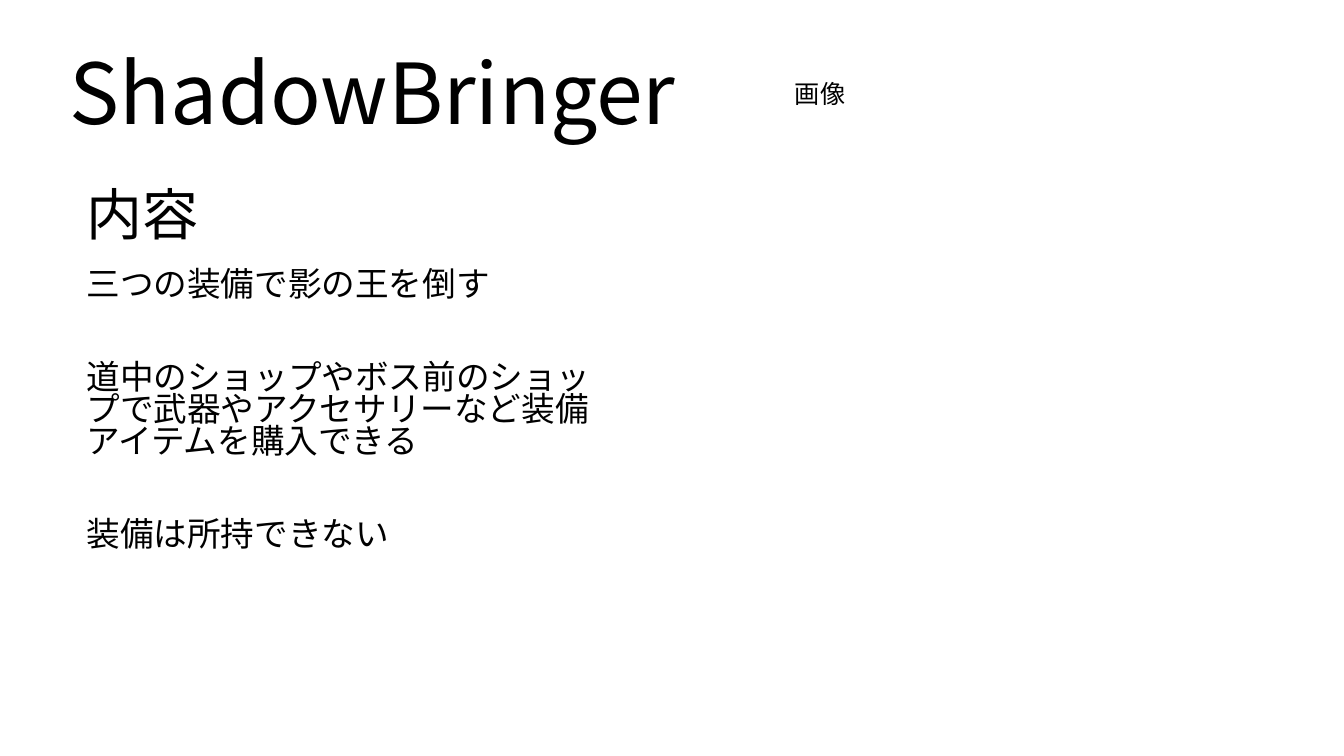
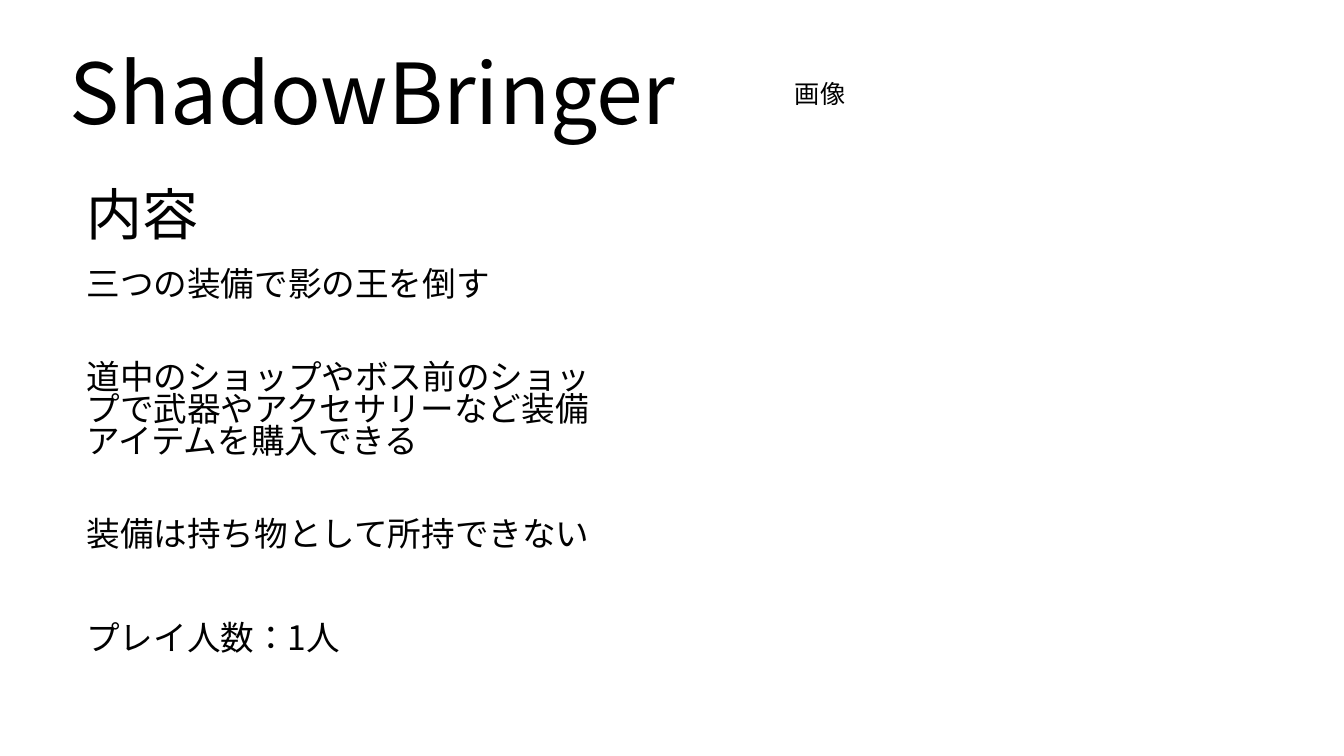
Before and after one commit to TakebeTsutae/TeamRepo, a slide deck: slide 1 of チーム制作の企画.pptx. Drawn at 1344x756 pixels with LibreOffice and Linux fonts; fonts in the diff are those of the drawing. Boxes give left, top, right and bottom in pixels: in the first picture for what was removed or moved away, otherwise in the second. Text is boxed around its words. In the diff, an @@ line names an element or a change of style, - is before the commit and + after.

Commit message:
企画書更新

```diff
--- a/チーム制作の企画.pptx
+++ b/チーム制作の企画.pptx
@@ subtitle at [86,517,589,549]: text changed @@
-装備は所持できない
+装備は持ち物として所持できない
@@ text added at [86,621,340,653], 24 pt, text #000000 @@
+プレイ人数：1人
```
